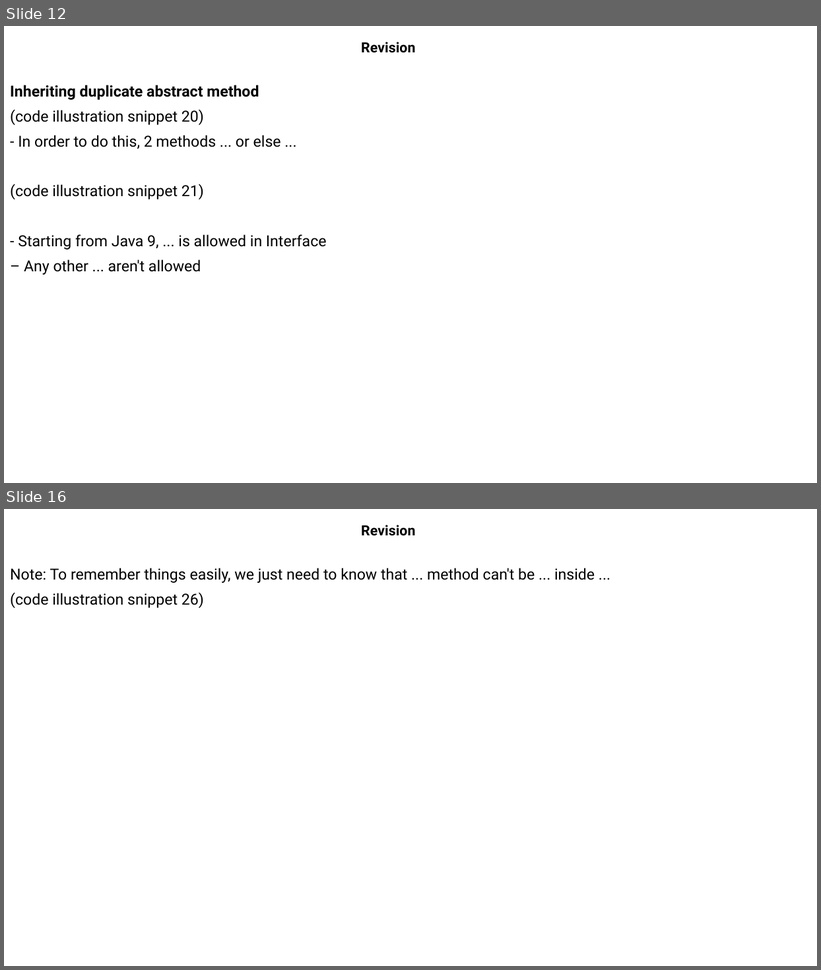
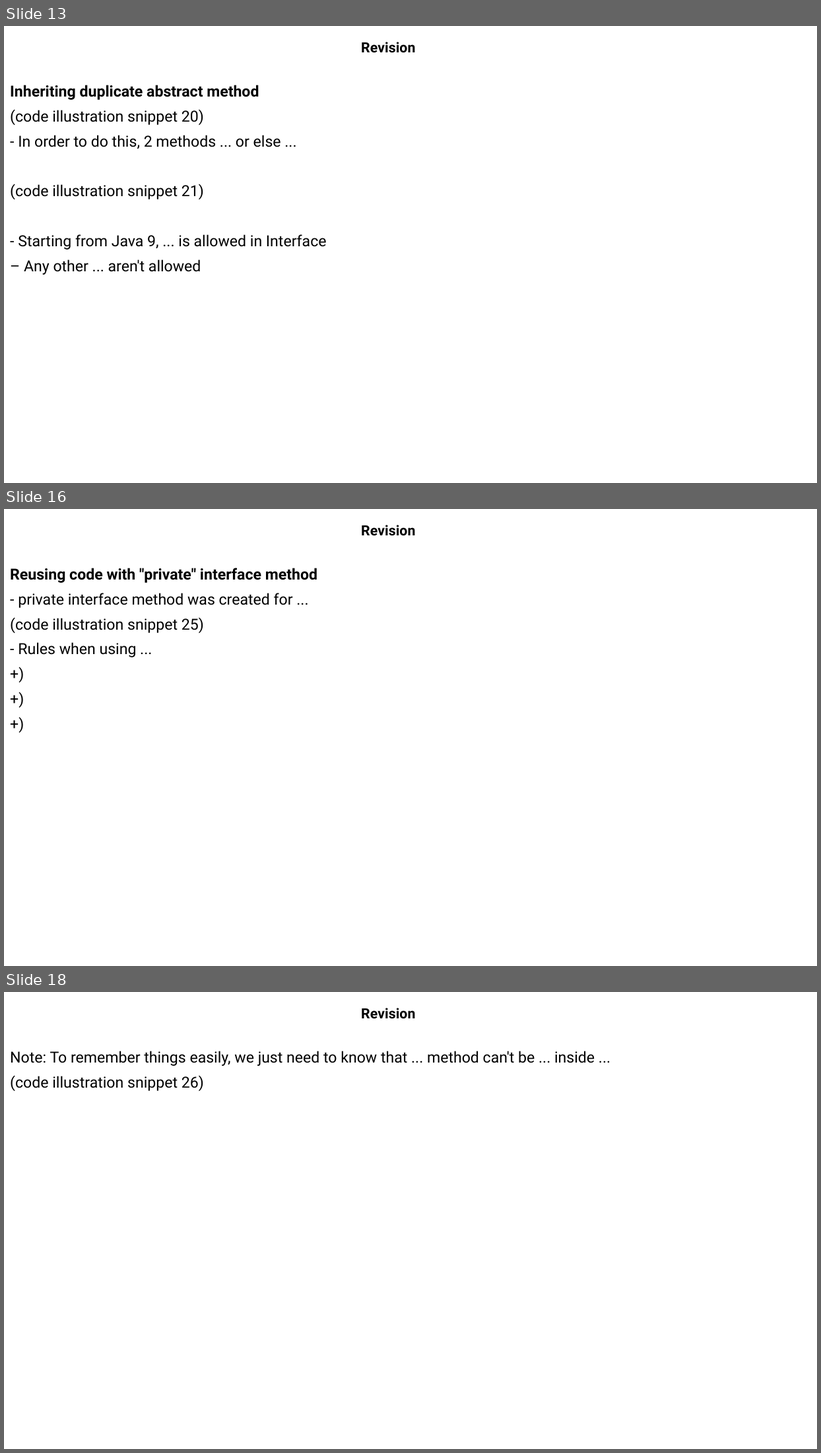
Before and after one commit to MaiDinhVinh/CS-Java, a slide deck: OCP17/old progress/Chapter 6 - Class Design and Chapter 7 - Beyond classes.pptx. Shown one above the other, each under a label of ours: slides 12 and 16 before the commit, slides 13, 16 and 18 after it; the slides between them are not shown. The pictures are 821x970 and 821x1453 pixels, drawn with LibreOffice and Linux fonts; fonts in the diff are those of the drawing. Boxes give left, top, right and bottom in pixels: in the first picture for what was removed or moved away, otherwise in the second. Text is boxed around its words. In the diff, an @@ line names an element or a change of style, - is before the commit and + after.

```diff
--- a/OCP17/old progress/Chapter 6 - Class Design and Chapter 7 - Beyond classes.pptx
+++ b/OCP17/old progress/Chapter 6 - Class Design and Chapter 7 - Beyond classes.pptx
@@ slide 16 added at box(4, 509, 817, 966), background #FFFFFF @@
@@ subtitle added at box(361, 525, 415, 536), 16.6 pt, text #000000, bold @@
+Revision
@@ text added at box(10, 568, 318, 657), 18 pt, text #000000 @@
+Reusing code with "private" interface method
+- private interface method was created for ...
+(code illustration snippet 25)
+- Rules when using ...
++)
++)
++)
@@ what was slide 12 is now slide 13 @@
@@ what was slide 16 is now slide 18 @@
```
Also in this commit, not shown: 9 slides changed, 1 other slide added.
